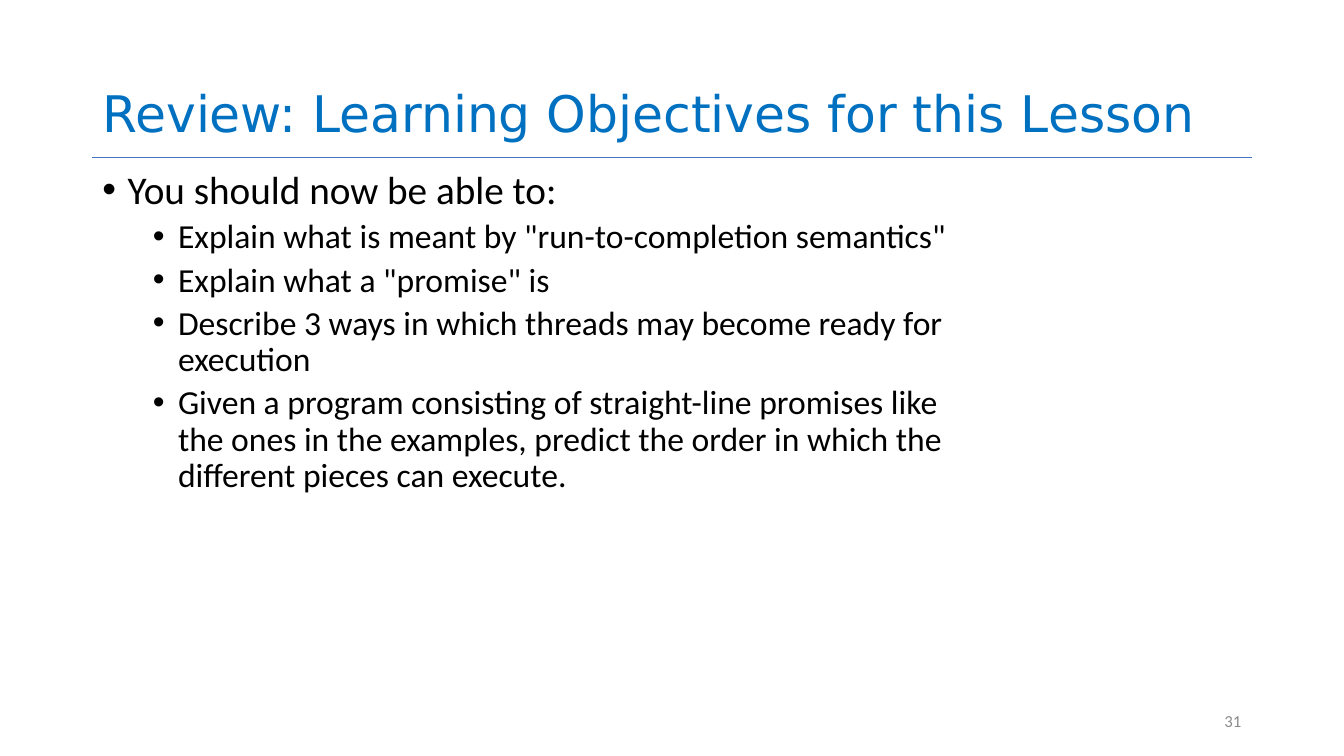
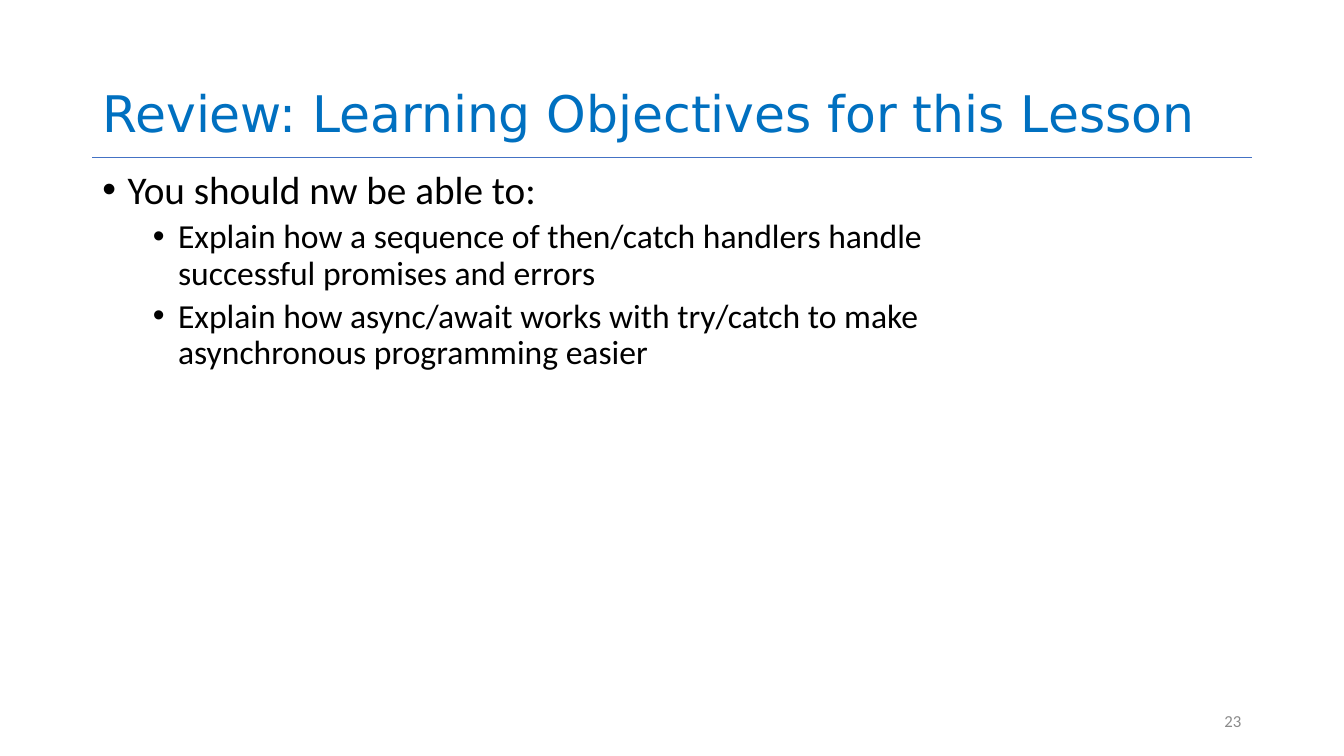
Before and after one commit to neu-se/CS4530-CS5500-Spring-2021, a slide deck: slide 23 of Slides/Lesson 4.2 Promises that Fail and Async.pptx (slide 31 before the commit). Drawn at 1344x756 pixels with LibreOffice and Linux fonts; fonts in the diff are those of the drawing. Boxes give left, top, right and bottom in pixels: in the first picture for what was removed or moved away, otherwise in the second. Text is boxed around its words. In the diff, an @@ line names an element or a change of style, - is before the commit and + after.

```diff
--- a/Slides/Lesson 4.2 Promises that Fail and Async.pptx
+++ b/Slides/Lesson 4.2 Promises that Fail and Async.pptx
@@ text at <box>128,176,921,370</box>: text changed @@
-• You should now be able to:
-  • Explain what is meant by "run-to-completion semantics"
-  • Explain what a "promise" is
-  • Describe 3 ways in which threads may become ready for execution
-  • Given a program consisting of straight-line promises like the ones in the examples, predict the order in which the different pieces can execute.
+• You should nw be able to:
+  • Explain how a sequence of then/catch handlers handle successful promises and errors
+  • Explain how async/await works with try/catch to make asynchronous programming easier
@@ page number at <box>1224,716,1241,727</box>: text changed @@
-31
+23
```
Also in this commit, not shown: 5 other slides changed, 10 slides added, 19 slides removed, 1 other file.
